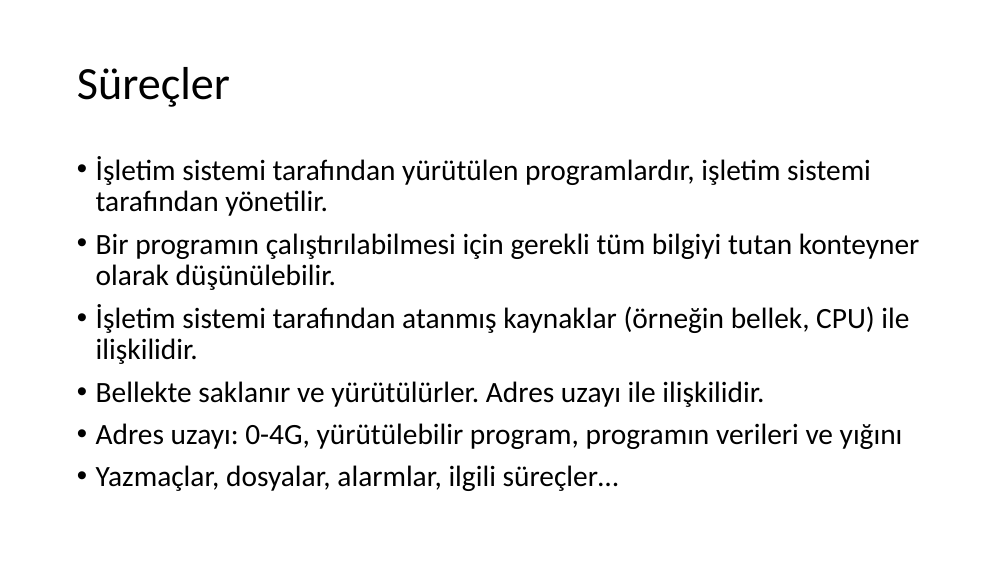
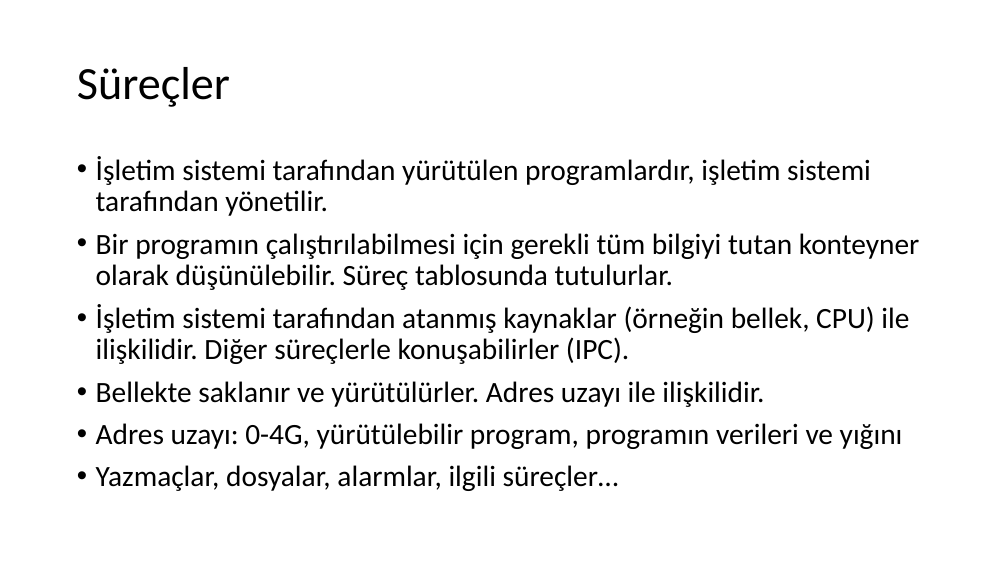
Before and after one commit to sercankulcu/sercankulcu.github.io, a slide deck: slide 57 of assets/teaching/os/1_Bolum_1_Giris.pptx (slide 56 before the commit). Drawn at 1008x567 pixels with LibreOffice and Linux fonts; fonts in the diff are those of the drawing. Boxes give left, top, right and bottom in pixels: in the first picture for what was removed or moved away, otherwise in the second. Text is boxed around its words. In the diff, an @@ line names an element or a change of style, - is before the commit and + after.

```diff
--- a/assets/teaching/os/1_Bolum_1_Giris.pptx
+++ b/assets/teaching/os/1_Bolum_1_Giris.pptx
@@ text at (x1=96, y1=233, x2=919, y2=364): text changed @@
-• Bir programın çalıştırılabilmesi için gerekli tüm bilgiyi tutan konteyner olarak düşünülebilir.
-• İşletim sistemi tarafından atanmış kaynaklar (örneğin bellek, CPU) ile ilişkilidir.
+• Bir programın çalıştırılabilmesi için gerekli tüm bilgiyi tutan konteyner olarak düşünülebilir. Süreç tablosunda tutulurlar.
+• İşletim sistemi tarafından atanmış kaynaklar (örneğin bellek, CPU) ile ilişkilidir. Diğer süreçlerle konuşabilirler (IPC).
```
Also in this commit, not shown: 6 other slides changed, 3 slides added, 3 other files.
